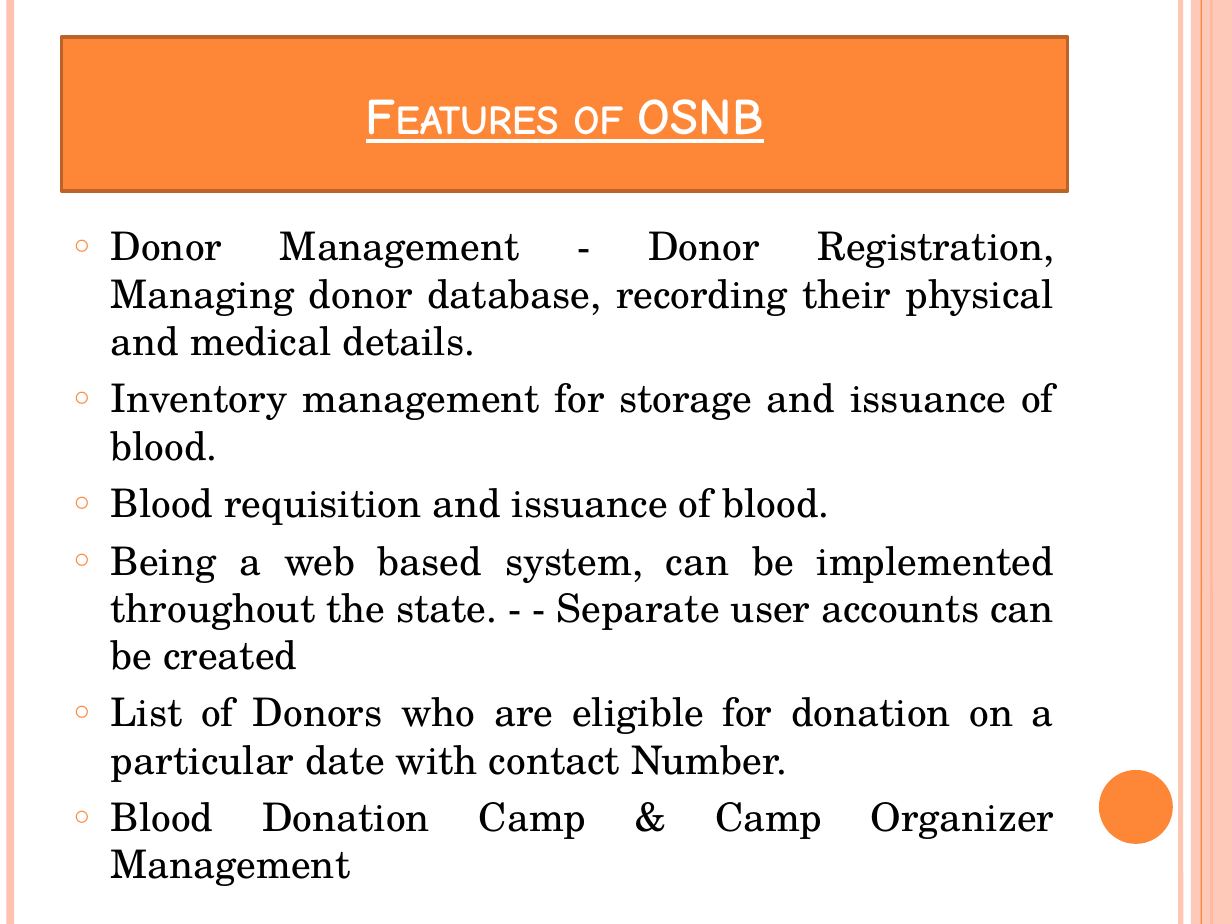
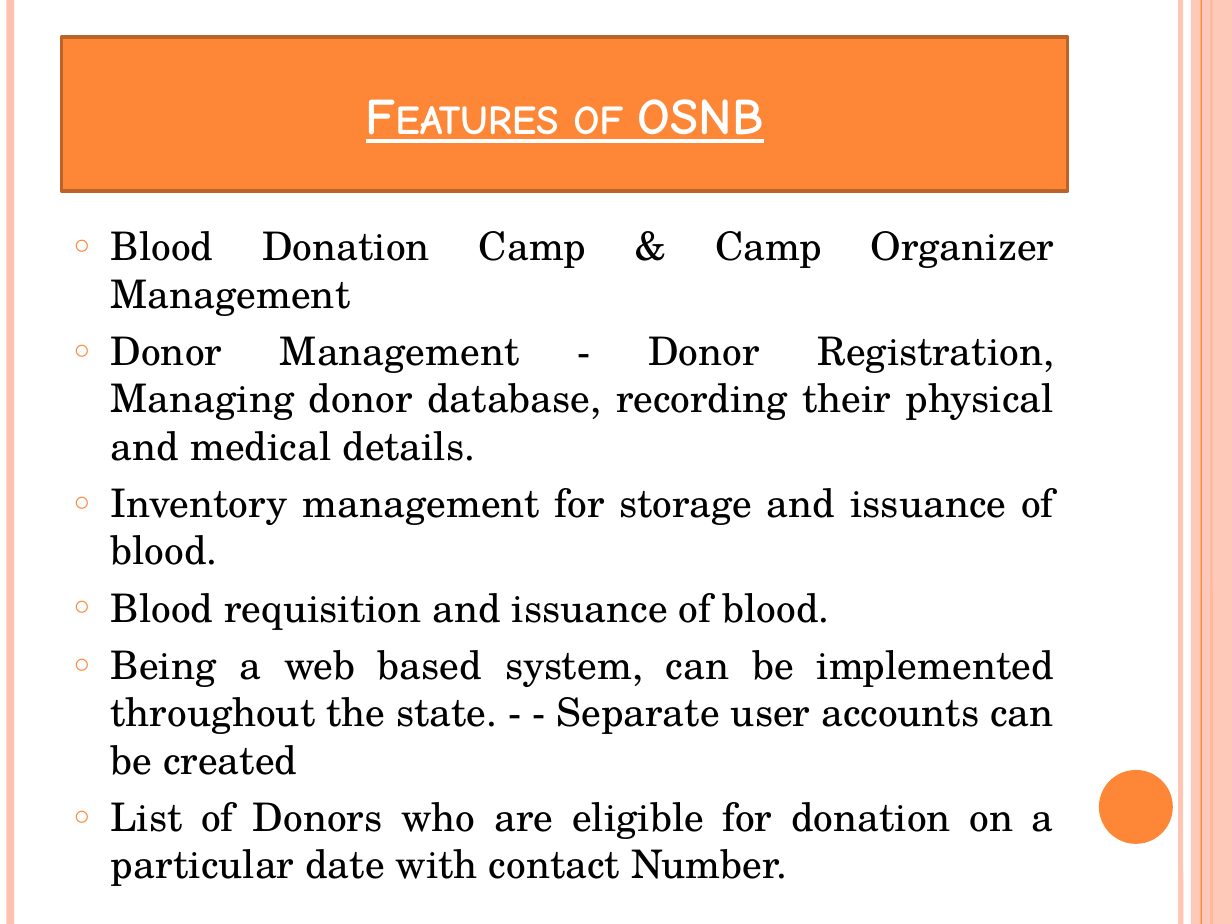
Before and after one commit to raselahmmedgit/OSNB-APPS, a slide deck: slide 6 of Documents/Project.pptx. Drawn at 1232x924 pixels with LibreOffice and Linux fonts; fonts in the diff are those of the drawing. Boxes give left, top, right and bottom in pixels: in the first picture for what was removed or moved away, otherwise in the second. Text is boxed around its words. In the diff, an @@ line names an element or a change of style, - is before the commit and + after.

```diff
--- a/Documents/Project.pptx
+++ b/Documents/Project.pptx
@@ text at (x1=111, y1=231, x2=1054, y2=316): paragraph added @@
+○ Blood Donation Camp & Camp Organizer Management
@@ text at (x1=111, y1=802, x2=1054, y2=886): paragraph removed @@
-○ Blood Donation Camp & Camp Organizer Management
```
Also in this commit, not shown: 12 other slides changed, 8 other files.
